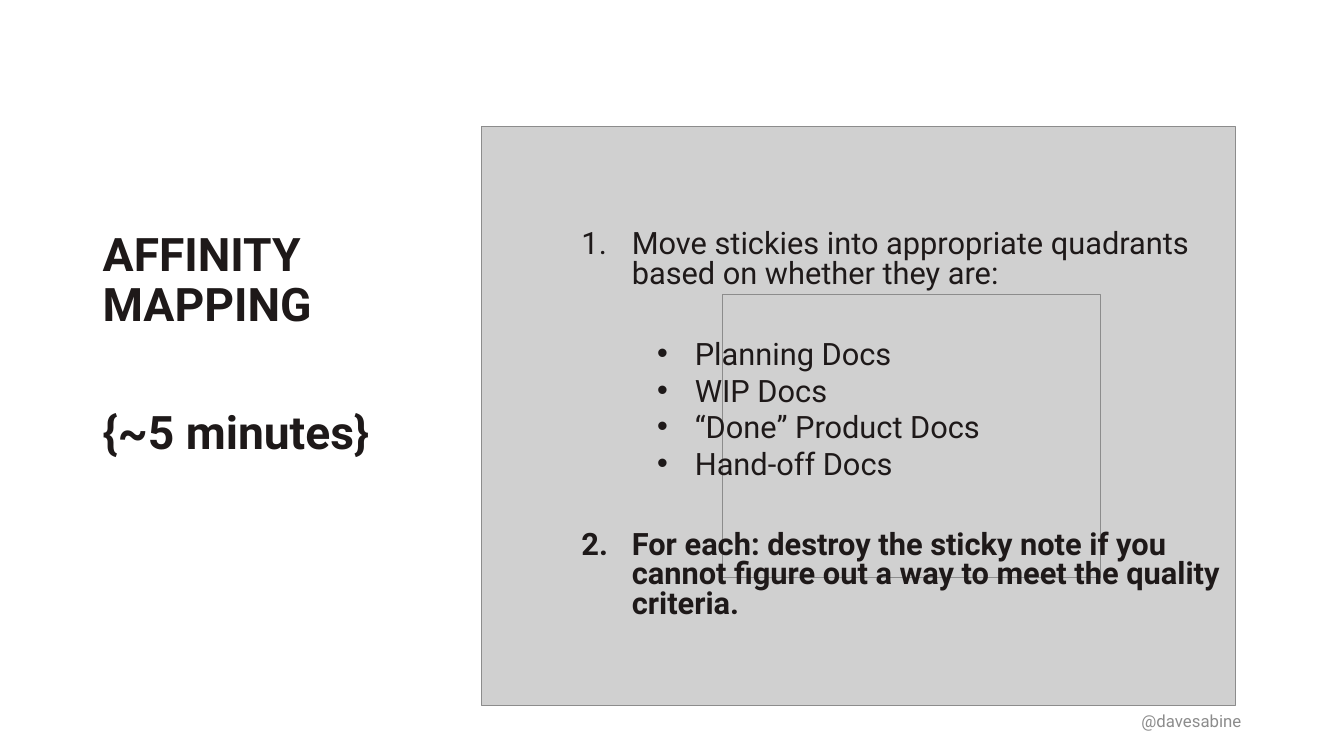
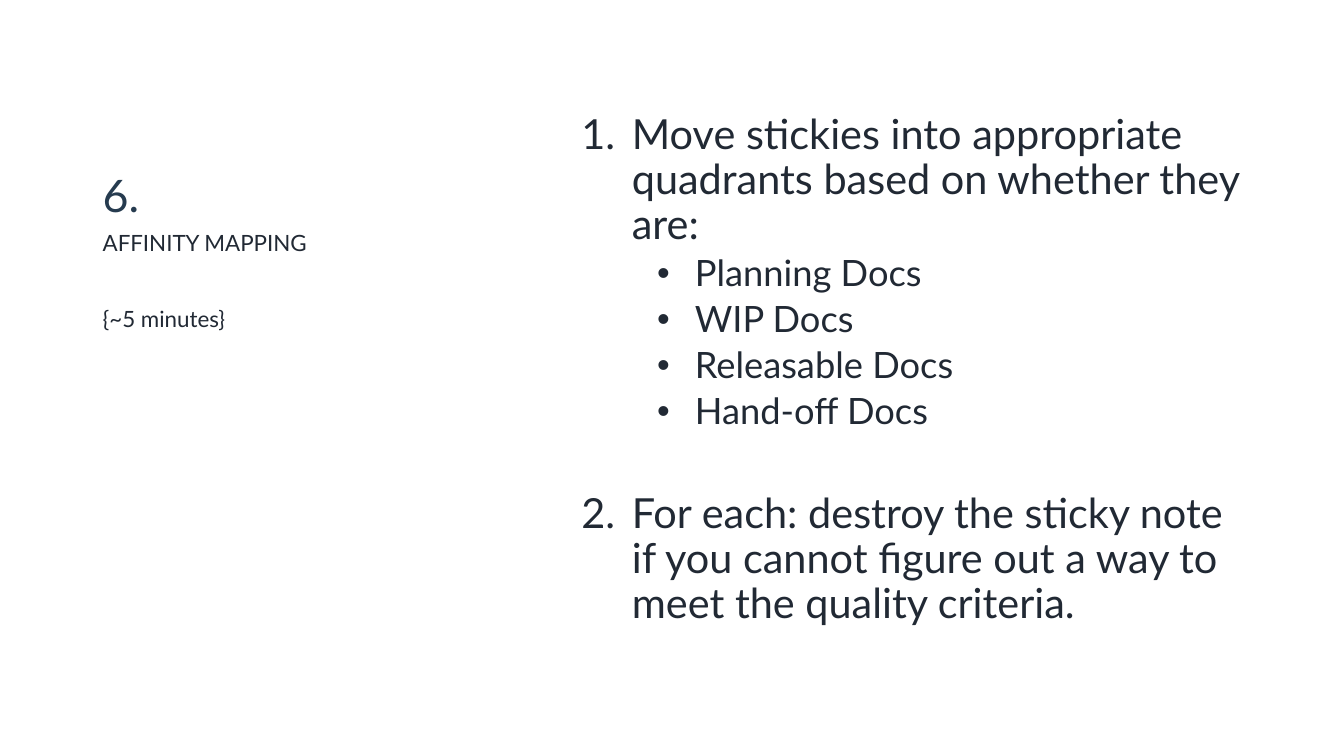
Before and after one commit to DavidSabine/The-Art-of-Agile-Product-Documentation, a slide deck: slide 19 of assets/The Art of Agile Documentation — Presentation — by David Sabine.pptx. Drawn at 1344x756 pixels with LibreOffice and Linux fonts; fonts in the diff are those of the drawing; grey boxes stand for pictures; background and template pictures are left out. Boxes give left, top, right and bottom in pixels: in the first picture for what was removed or moved away, otherwise in the second. Text is boxed around its words. In the diff, an @@ line names an element or a change of style, - is before the commit and + after.

```diff
--- a/assets/The Art of Agile Documentation — Presentation — by David Sabine.pptx
+++ b/assets/The Art of Agile Documentation — Presentation — by David Sabine.pptx
@@ text "Move stickies into appropriate quadrants ...": place and size @@
-text "Move stickies into appropriate quadrants ..." at [632, 231, 1219, 615]
+text "Move stickies into appropriate quadrants ..." at [632, 118, 1240, 625]
@@ text at [632, 118, 1240, 625]: size 22 to 29.6 pt in "Move stickies into appropriate quadrants based on ...", "For each: destroy the sticky note if ..."; font Roboto to Lato, text colour #1E1919 to #212934; size 22 to 25.9 pt in "Planning Docs", "WIP Docs", "Hand-off Docs"; bold off in "For each: destroy the sticky note if ..."; line spacing 0.8 to 0.9; less space between paragraphs @@
@@ picture removed at [482, 127, 1235, 706] @@
@@ title added at [103, 180, 140, 213], 32 pt, text #263B4F @@
+6.
@@ text "AFFINITY MAPPING" at [103, 234, 306, 331]: size 33 to 16 pt, font Roboto to Lato, text colour #1E1919 to #212934, bold off @@
@@ picture removed at [723, 294, 1102, 578] @@
@@ text at [695, 351, 953, 379]: text changed; size 22 to 25.9 pt; font Roboto to Lato; text colour #1E1919 to #212934 @@
-  • “Done” Product Docs
+  • Releasable Docs
@@ text removed at [1141, 714, 1241, 731] @@
-@davesabine
```
Also in this commit, not shown: 20 other slides changed, 4 other files.
